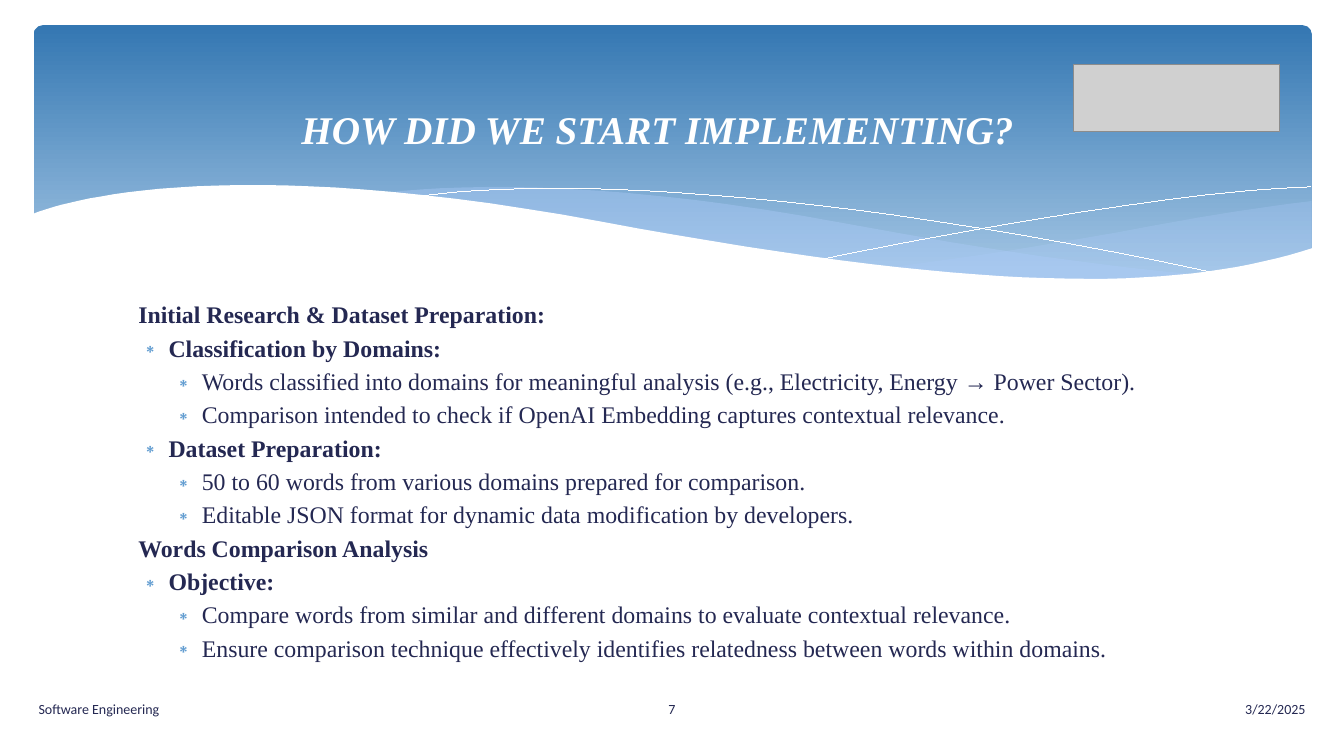
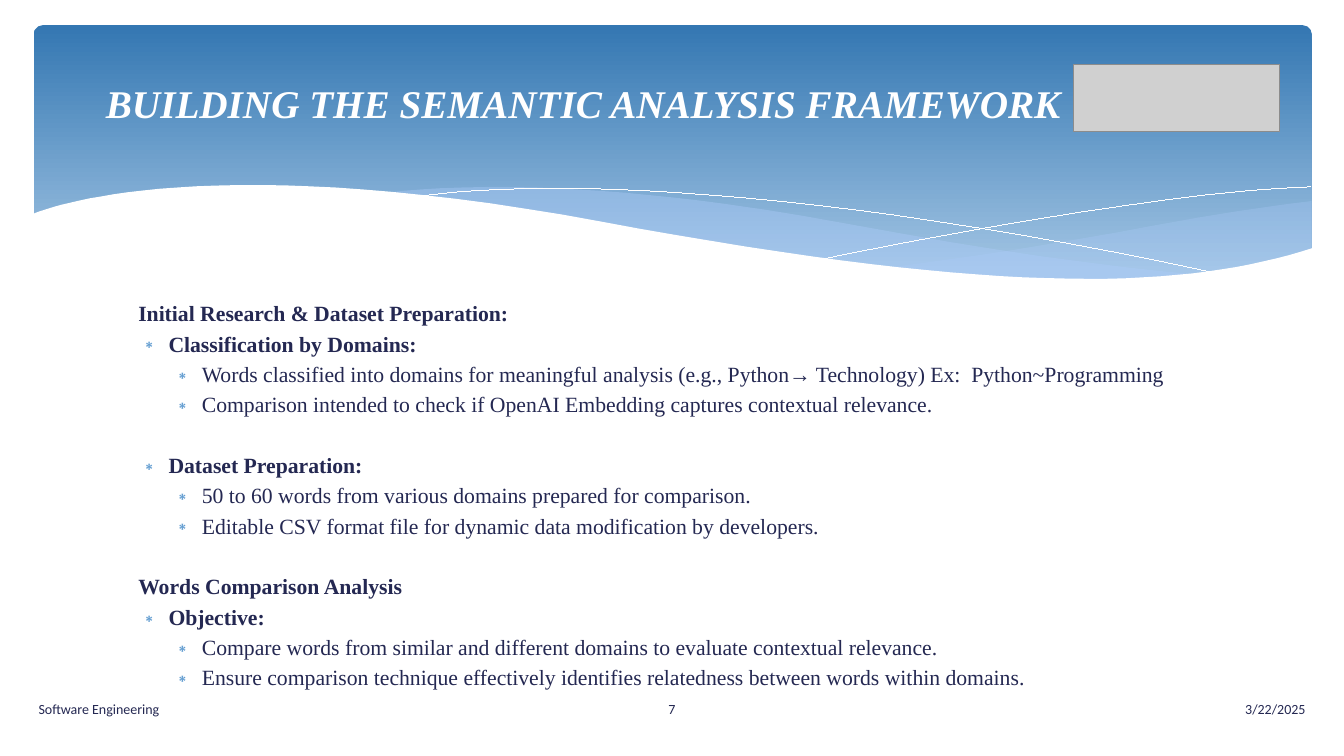
Before and after one commit to senthilmasters2024/Tech_Tweakers, a slide deck: slide 7 of SemanticAnalysisTextualData/SemanticAnalysisTextualData/Documentation/SemanticAnalysisTextualData.pptx. Drawn at 1344x756 pixels with LibreOffice and Linux fonts; fonts in the diff are those of the drawing; grey boxes stand for pictures. Boxes give left, top, right and bottom in pixels: in the first picture for what was removed or moved away, otherwise in the second. Text is boxed around its words. In the diff, an @@ line names an element or a change of style, - is before the commit and + after.

```diff
--- a/SemanticAnalysisTextualData/SemanticAnalysisTextualData/Documentation/SemanticAnalysisTextualData.pptx
+++ b/SemanticAnalysisTextualData/SemanticAnalysisTextualData/Documentation/SemanticAnalysisTextualData.pptx
@@ text added at bbox=[106, 92, 1061, 119], 28 pt, text #FFFFFF, bold, italic @@
+BUILDING THE SEMANTIC ANALYSIS FRAMEWORK
@@ title removed at bbox=[301, 118, 1013, 145] @@
-HOW DID WE START IMPLEMENTING?
@@ text at bbox=[138, 306, 1025, 690]: size 17 to 15.5 pt in "Initial Research & Dataset Preparation:", "Classification by Domains:", "Comparison intended to check if OpenAI Embedding ...", "Dataset Preparation:" and 5 more places @@
@@ text at bbox=[202, 366, 1163, 387]: text changed; size 17 to 15.5 pt @@
-  ∗ Words classified into domains for meaningful analysis (e.g., Electricity, Energy → Power Sector).
+  ∗ Words classified into domains for meaningful analysis (e.g., Python→ Technology) Ex: Python~Programming
@@ text at bbox=[202, 518, 818, 539]: text changed; size 17 to 15.5 pt @@
-  ∗ Editable JSON format for dynamic data modification by developers.
+  ∗ Editable CSV format file for dynamic data modification by developers.
```
Also in this commit, not shown: 10 other slides changed, 5 other files.
